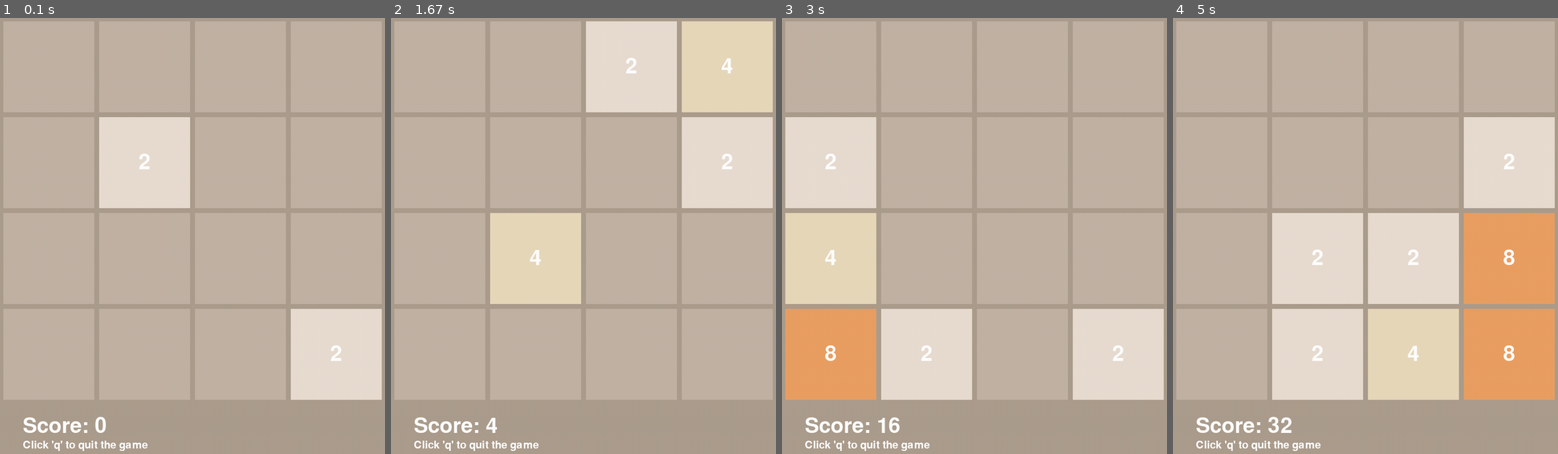
Above: before the commit, frames 1-4 (left to right).
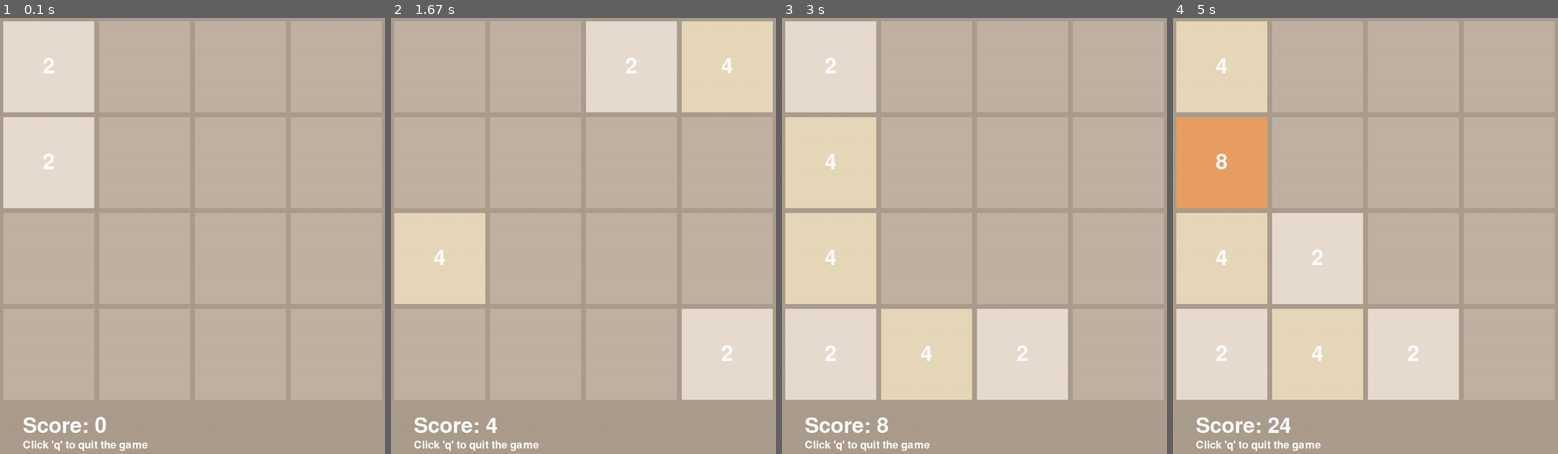
Above: after the commit, the same moments.

Repository: HuakunShen/2048Pygame
Game: pygame game, started from game.py
Two runs of this game, one before a commit and one after it. Both use one fixed random seed, a clock stepped at 60 frames per second and the inputs below.
Inputs:
- Up to frame 1 (0.1 s): no input
- Up to frame 2 (1.67 s): hold Right 0.33-0.8 s; hold Up 0.83-1.13 s; hold Right 1.17-1.63 s
- Up to frame 3 (3 s): hold Left 1.67-2.2 s; hold Down 2.23-2.53 s; hold Left 2.57-2.97 s
- Up to frame 4 (5 s): hold Up 3-3.37 s; hold Right 3.4-4.03 s; hold Down 4.07-4.43 s; hold Left 4.47-4.93 s; hold Right from 4.97 s (still down)

The runs differ from the first frame. In frame 1, 20% of the frame differs, in the area x 0-100%, y 0-88%; in frame 2, 20%; in frame 3, 20%; in frame 4, 40%, in the area x 0-100%, y 0-96%.

Commit message:
Update game to construct with predefined board.

Diff:
--- a/components.py
+++ b/components.py
@@ -74,6 +74,8 @@
 
     @staticmethod
     def value_to_power(value):
+        if value is None:
+            return None
         if type(value) == int:
             power = math.log(value, 2)
             if power != int(power):
@@ -111,7 +113,7 @@
         self.grid = []
         self.dimension = dimension
         self.bg_color = (172, 157, 142)
-        if matrix:
+        if matrix is not None:
             self.construct_with_matrix(matrix)
             return
         for i in range(4):
@@ -126,8 +128,9 @@
             if len(row) != num_row:
                 raise Exception("not a matrix, must be nxn matrix")
             for val in row:
-                if type(val) is not int:
-                    raise Exception("matrix value invalid, must be all int")
+                if type(val) is not int and val is not None:
+                    raise Exception(
+                        "matrix value invalid, must be int or None")
         # construct
         self.grid = []
         for matrix_row in matrix:
@@ -296,3 +299,7 @@
         if col < self.dimension - 1:
             result.append((row, col + 1))
         return result
+
+
+if __name__ == "__main__":
+    pass
--- a/game.py
+++ b/game.py
@@ -15,14 +15,15 @@
         self.height = 950
         self.key_down = False
         self.margin = margin
-        self.isDone = False
+        self.isDone = self.board.is_done()
         self.size = self.width, self.height
         self.clock = pygame.time.Clock()
         self.block_size = (self.width - (self.dimension + 1)
                            * self.margin) // self.dimension
         # initialize 2 random tiles
-        for _ in range(2):
-            self.set_random_tile()
+        if len(self.board.get_empty_tiles_pos()) != 0 and matrix is None:
+            for _ in range(2):
+                self.set_random_tile()
         pygame.init()
         self.screen = pygame.display.set_mode(self.size)
         pygame.display.set_caption('2048')
@@ -59,7 +60,6 @@
 
     def main(self):
         while True:
-            self.clock.tick(30)
             for event in pygame.event.get():
                 if event.type == pygame.QUIT:
                     return
@@ -68,19 +68,14 @@
                         self.move(KEY_MAP[event.key])
                 elif event.type == pygame.KEYUP:
                     self.handle_key_up(event)
-            self.screen.fill(self.board.bg_color)
-            self.draw_grid()
-            self.update_score()
-            if self.board.is_done():
-                self.isDone = True
-            self.update_msg()
-            pygame.display.flip()
+            self.update_ui()
         pygame.quit()
 
     def move(self, key):
         self.key_down = True
         score = 0
         changed = False
+        is_valid_move = False
         if key == K_r:
             print('restart')
             self.__init__(matrix=self.matrix)
@@ -94,7 +89,7 @@
         if changed:
             # add a random tile, 2 or 4
             self.set_random_tile()
-        return score
+        return score, changed
 
     def set_random_tile(self):
         is_4 = random() < 0.1
@@ -127,12 +122,16 @@
 
 
 if __name__ == "__main__":
-    # m = [
-    #     [2, 2, 4, 8],
-    #     [2, 2, 4, 8],
-    #     [2, 2, 4, 8],
-    #     [2, 2, 4, 8],
-    # ]
-    # game = Game(matrix=m)
-    game = Game()
+    m = [
+        [2, 2, 4, 8],
+        [2, 2, 4, 8],
+        [2, 2, 4, 8],
+        [2, 2, 4, 8],
+    ]
+    m = [[2, None, None, None],
+         [2, None, None, None],
+         [None, None, None, None],
+         [None, None, None, None]]
+    game = Game(matrix=m)
+    # game = Game()
     game.main()
Not shown, changed: main.ipynb
